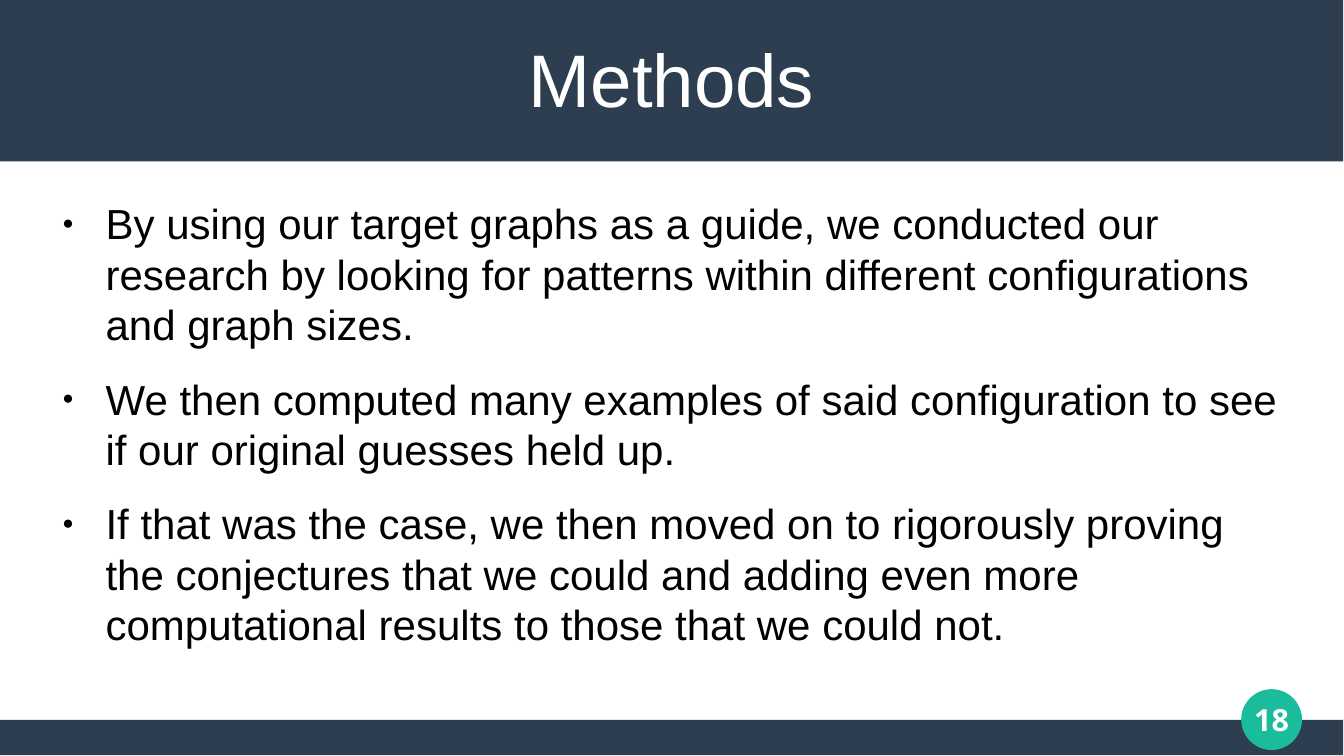
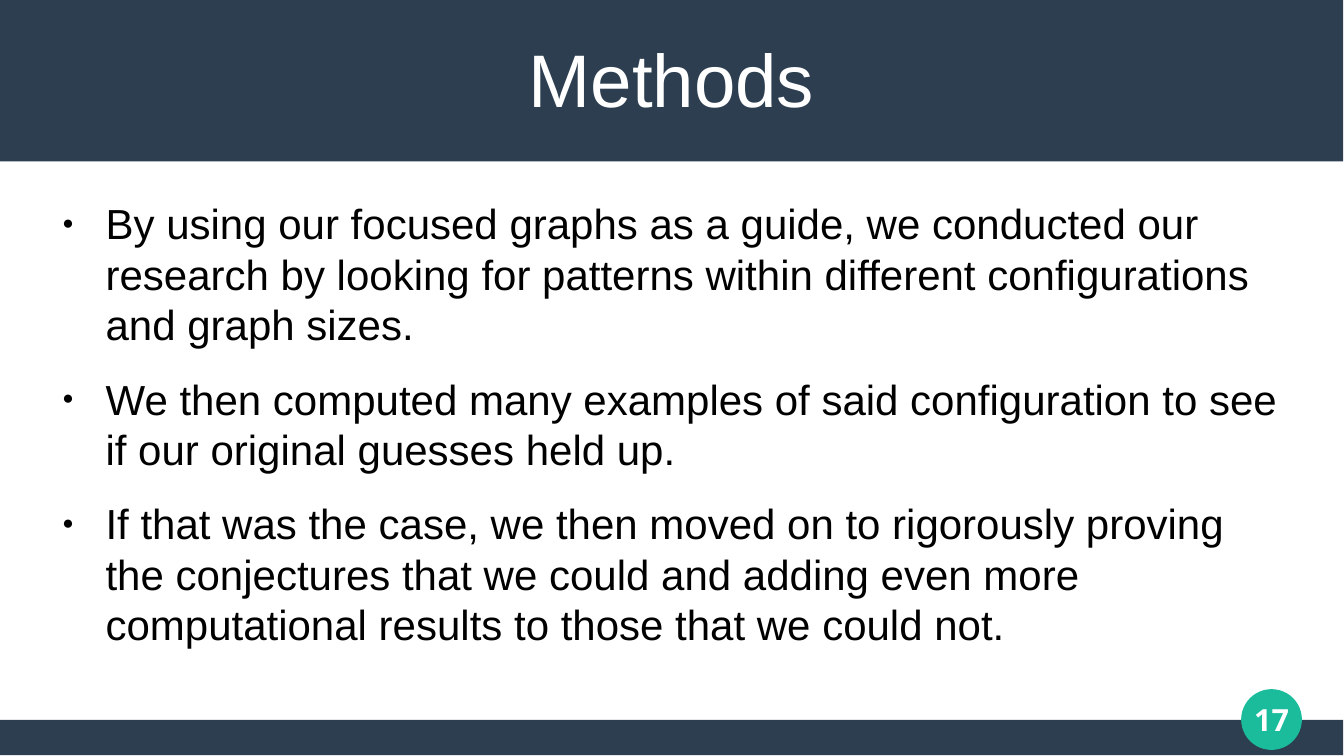
Before and after one commit to matthew-pisano/ChipFiring, a slide deck: slide 17 of Docs/JMMPresentationStripped.pptx (slide 18 before the commit). Drawn at 1344x756 pixels with LibreOffice and Linux fonts; fonts in the diff are those of the drawing. Boxes give left, top, right and bottom in pixels: in the first picture for what was removed or moved away, otherwise in the second. Text is boxed around its words. In the diff, an @@ line names an element or a change of style, - is before the commit and + after.

```diff
--- a/Docs/JMMPresentationStripped.pptx
+++ b/Docs/JMMPresentationStripped.pptx
@@ text at (106, 208, 1249, 349): text changed @@
-● By using our target graphs as a guide, we conducted our research by looking for patterns within different configurations and graph sizes.
+● By using our focused graphs as a guide, we conducted our research by looking for patterns within different configurations and graph sizes.
@@ page number at (1254, 709, 1289, 731): text changed @@
-18
+17
```
Also in this commit, not shown: 11 other slides changed, 1 slide removed, 18 other files.
